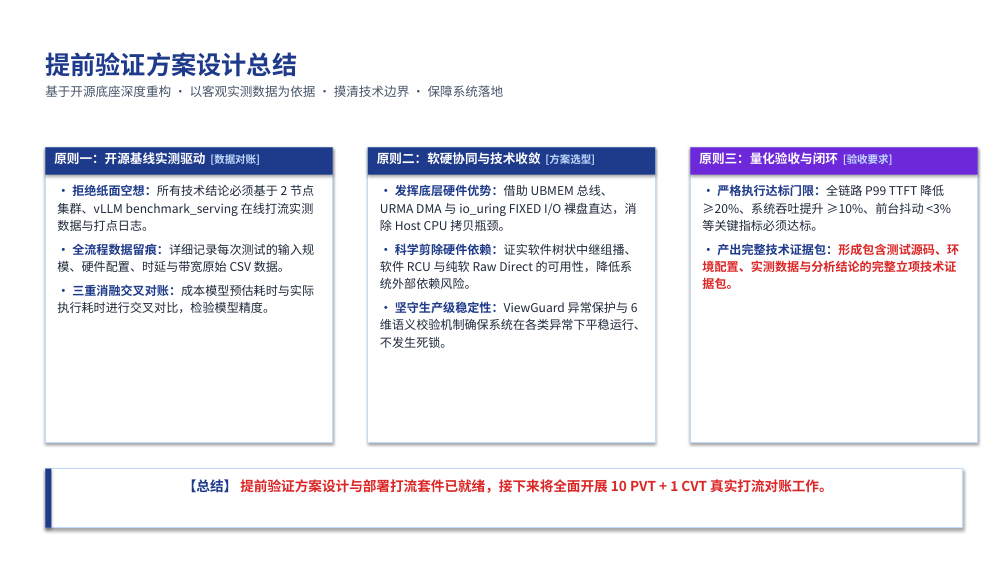
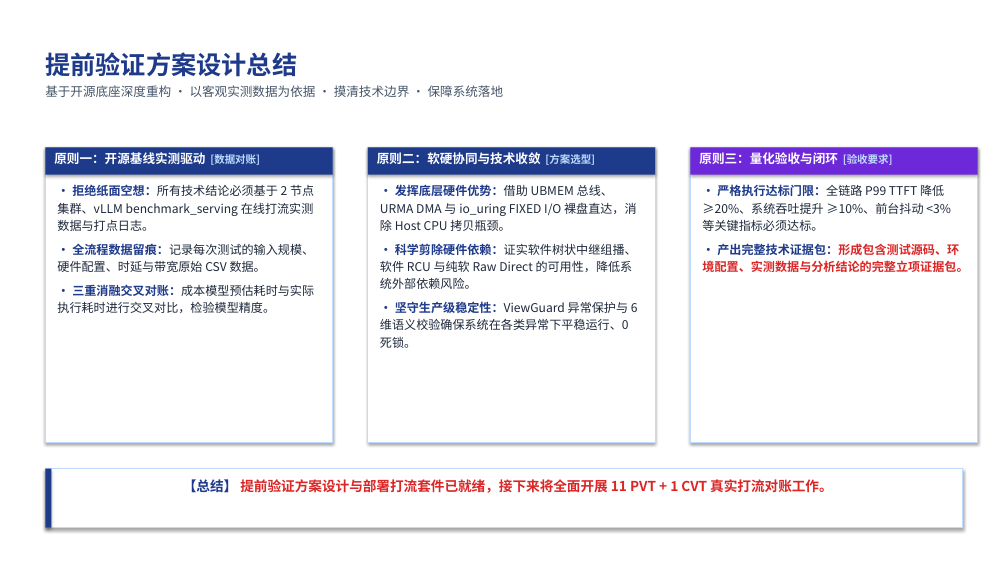
Before and after one commit to stonetree/reports, a slide deck: slide 15 of kvcache/unified_kv_memory/提前验证方案设计/验证计划方案设计/开发人员串讲PPT/00_统一异构KVCache存储池_提前验证全景与开发串讲完整版.pptx (slide 14 before the commit). Drawn at 1008x567 pixels with LibreOffice and Linux fonts; fonts in the diff are those of the drawing. Boxes give left, top, right and bottom in pixels: in the first picture for what was removed or moved away, otherwise in the second. Text is boxed around its words. In the diff, an @@ line names an element or a change of style, - is before the commit and + after.

```diff
--- a/kvcache/unified_kv_memory/提前验证方案设计/验证计划方案设计/开发人员串讲PPT/00_统一异构KVCache存储池_提前验证全景与开发串讲完整版.pptx
+++ b/kvcache/unified_kv_memory/提前验证方案设计/验证计划方案设计/开发人员串讲PPT/00_统一异构KVCache存储池_提前验证全景与开发串讲完整版.pptx
@@ text at (x1=57, y1=243, x2=314, y2=272): text changed @@
-• 全流程数据留痕：详细记录每次测试的输入规模、硬件配置、时延与带宽原始 CSV 数据。
+• 全流程数据留痕：记录每次测试的输入规模、硬件配置、时延与带宽原始 CSV 数据。
@@ text at (x1=702, y1=243, x2=968, y2=272): text changed @@
-• 产出完整技术证据包：形成包含测试源码、环境配置、实测数据与分析结论的完整立项技术证据包。
+• 产出完整技术证据包：形成包含测试源码、环境配置、实测数据与分析结论的完整立项证据包。
@@ text at (x1=380, y1=301, x2=638, y2=348): text changed @@
-• 坚守生产级稳定性：ViewGuard 异常保护与 6 维语义校验机制确保系统在各类异常下平稳运行、不发生死锁。
+• 坚守生产级稳定性：ViewGuard 异常保护与 6 维语义校验确保系统在各类异常下平稳运行、0 死锁。
@@ text at (x1=183, y1=479, x2=833, y2=493): text changed @@
-【总结】 提前验证方案设计与部署打流套件已就绪，接下来将全面开展 10 PVT + 1 CVT 真实打流对账工作。
+【总结】 提前验证方案设计与部署打流套件已就绪，接下来将全面开展 11 PVT + 1 CVT 真实打流对账工作。
```
Also in this commit, not shown: 13 other slides changed, 1 slide added, 4 other files.
